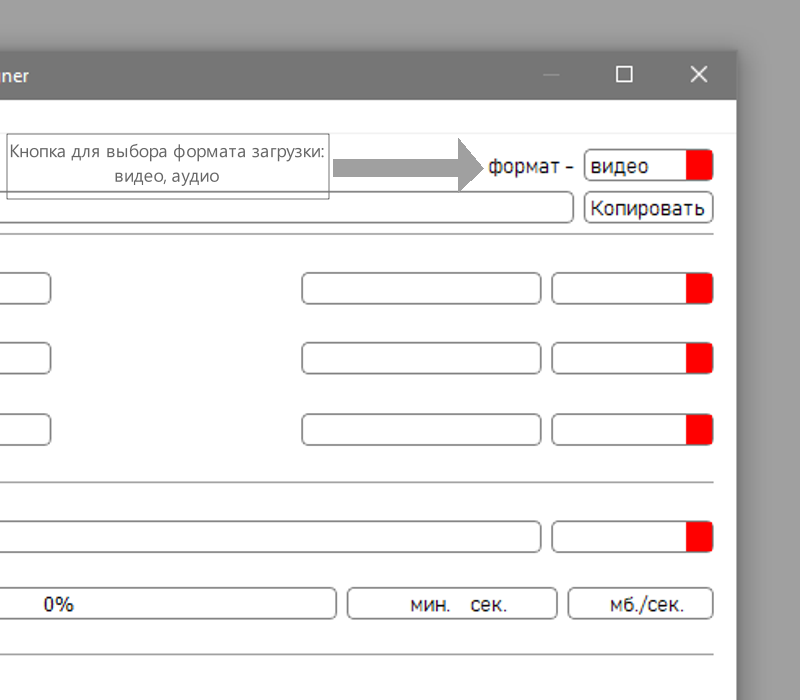
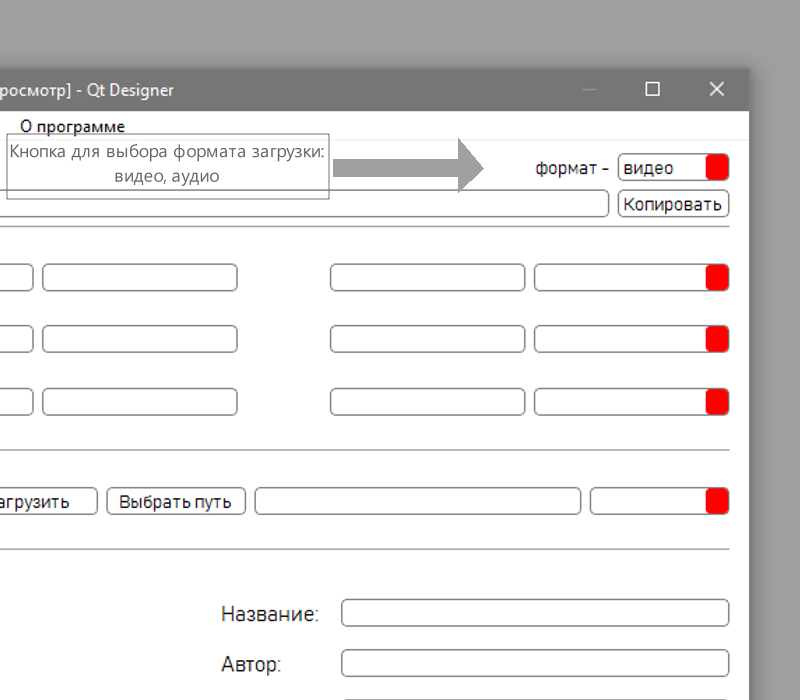
Layers edited between the first and the second (800, 700) image:
painted on "Обычный слой 1" over [290, 98, 546, 224]
added layer "Обычный слой 1 (вставлено)" above "Фон" over [0, 32, 774, 700]
painted on "Фон" (1st of 2) over [0, 32, 774, 700]
